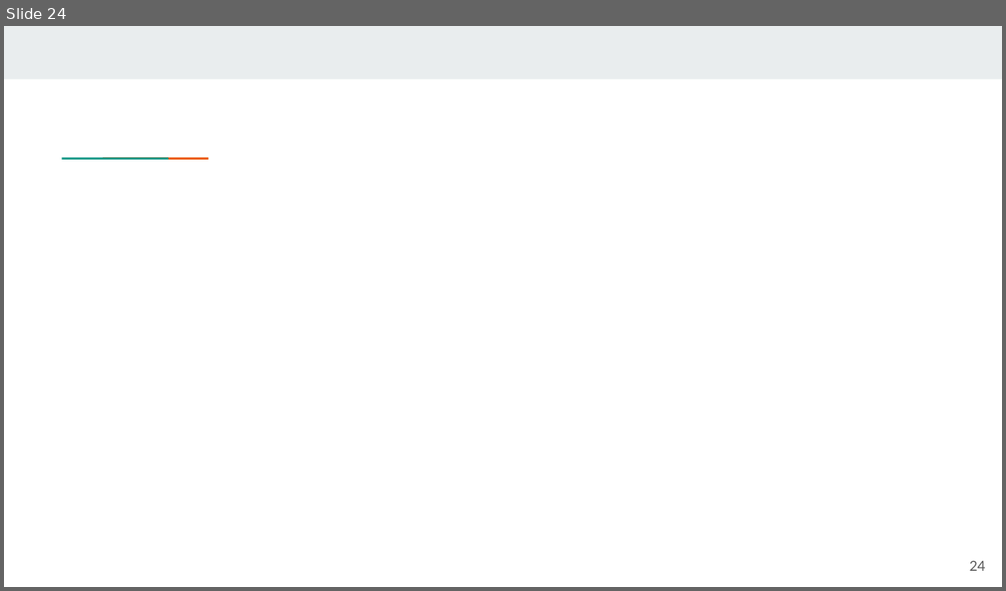
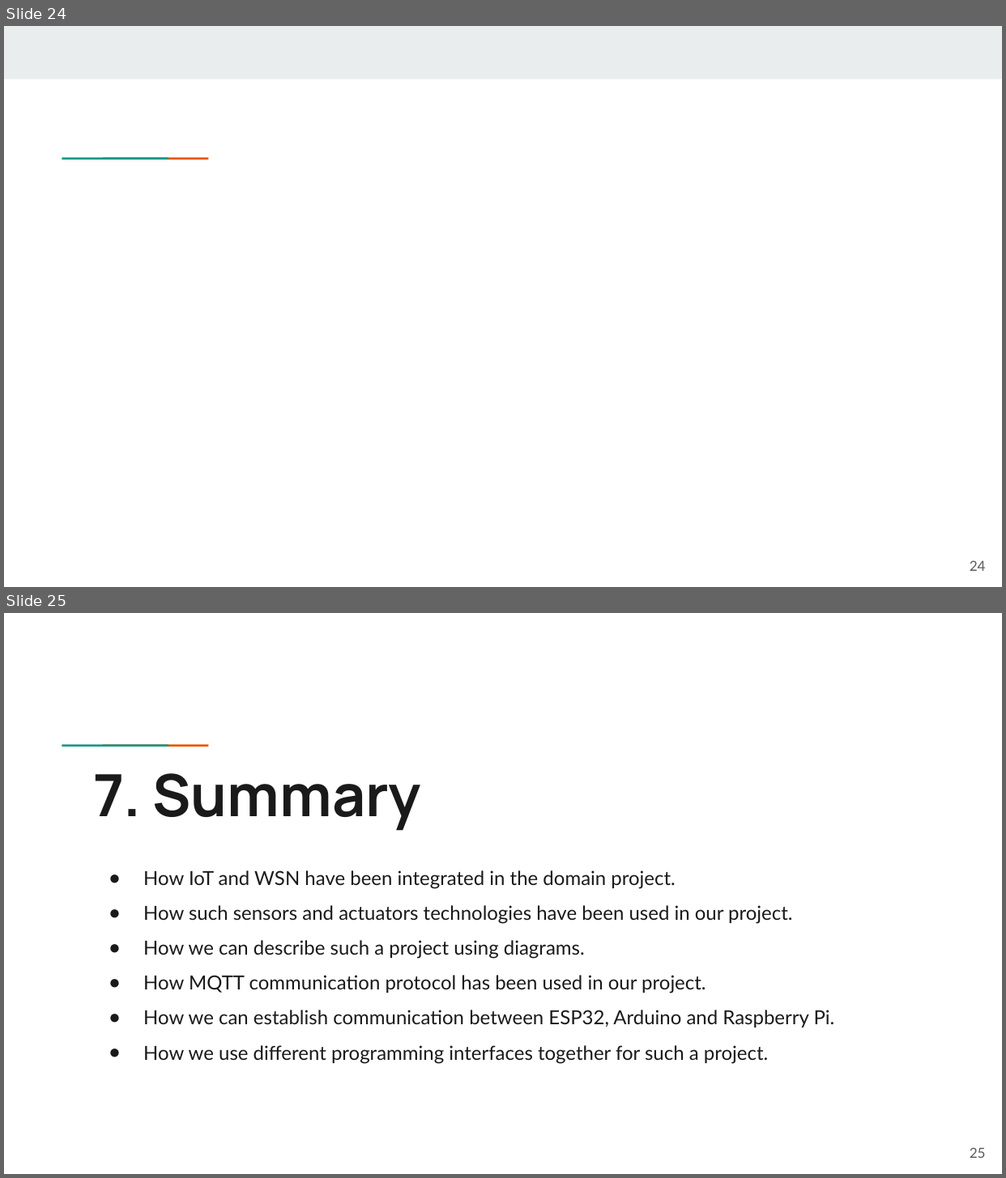
Before and after one commit to Asm-Nurussafa/Advanced-Embedded-System--Team-Exemplary, a slide deck: Advanced Embedded systems/Final presentation/Advanced Embedded Systems_Team Exemplary.pptx. Shown one above the other, each under a label of ours: slide 24 before the commit, slides 24 and 25 after it. The pictures are 1006x591 and 1006x1178 pixels, drawn with LibreOffice and Linux fonts; fonts in the diff are those of the drawing; background and template pictures are left out. Boxes give left, top, right and bottom in pixels: in the first picture for what was removed or moved away, otherwise in the second. Text is boxed around its words. In the diff, an @@ line names an element or a change of style, - is before the commit and + after.

```diff
--- a/Advanced Embedded systems/Final presentation/Advanced Embedded Systems_Team Exemplary.pptx
+++ b/Advanced Embedded systems/Final presentation/Advanced Embedded Systems_Team Exemplary.pptx
@@ slide 25 added at (4, 613, 1002, 1174), background #FFFFFF; not listed: 2 template elements that a slide beside it also shows @@
@@ title added at (93, 773, 421, 831), 42 pt, text #1A1A1A, bold @@
+7. Summary
@@ subtitle added at (143, 871, 835, 1064), 14 pt, text #1A1A1A @@
+● How IoT and WSN have been integrated in the domain project.
+● How such sensors and actuators technologies have been used in our project.
+● How we can describe such a project using diagrams.
+● How MQTT communication protocol has been used in our project.
+● How we can establish communication between ESP32, Arduino and Raspberry Pi.
+● How we use different programming interfaces together for such a project.
@@ page number added at (970, 1148, 986, 1158), 10 pt, text #595959 @@
+25
```
Also in this commit, not shown: 4 slides changed, 1 slide removed, 2 other files.
